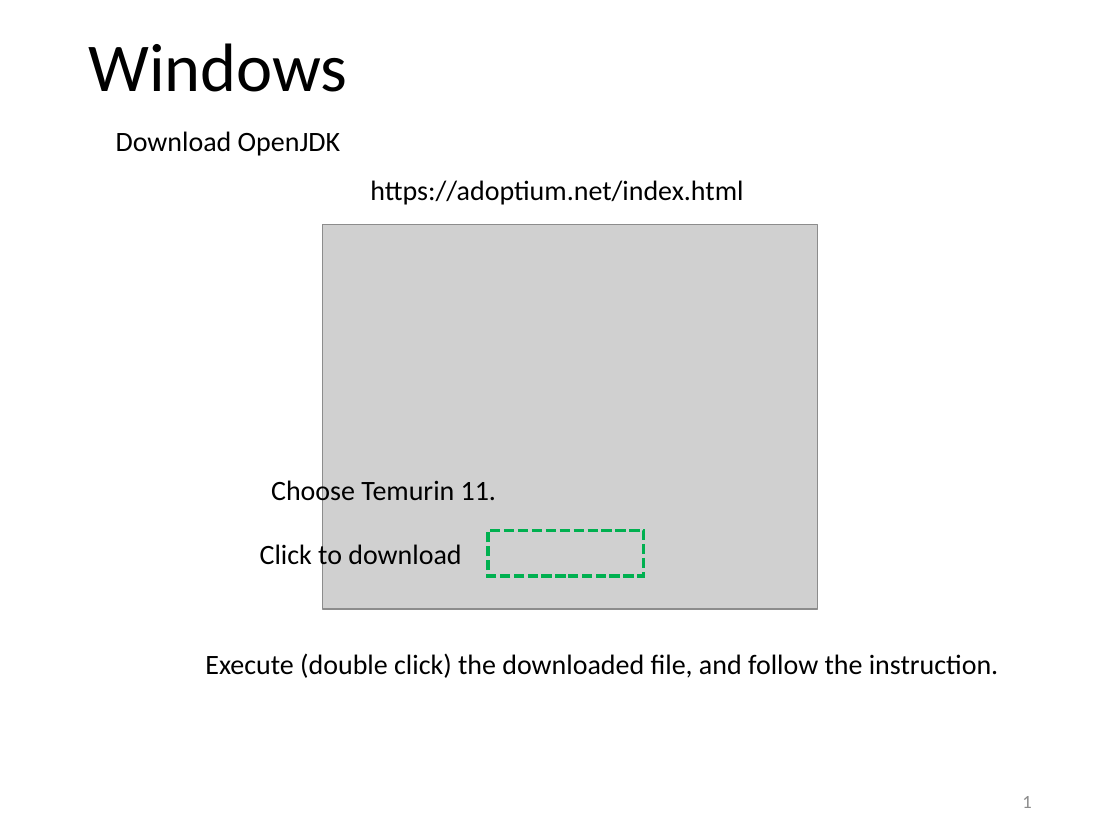
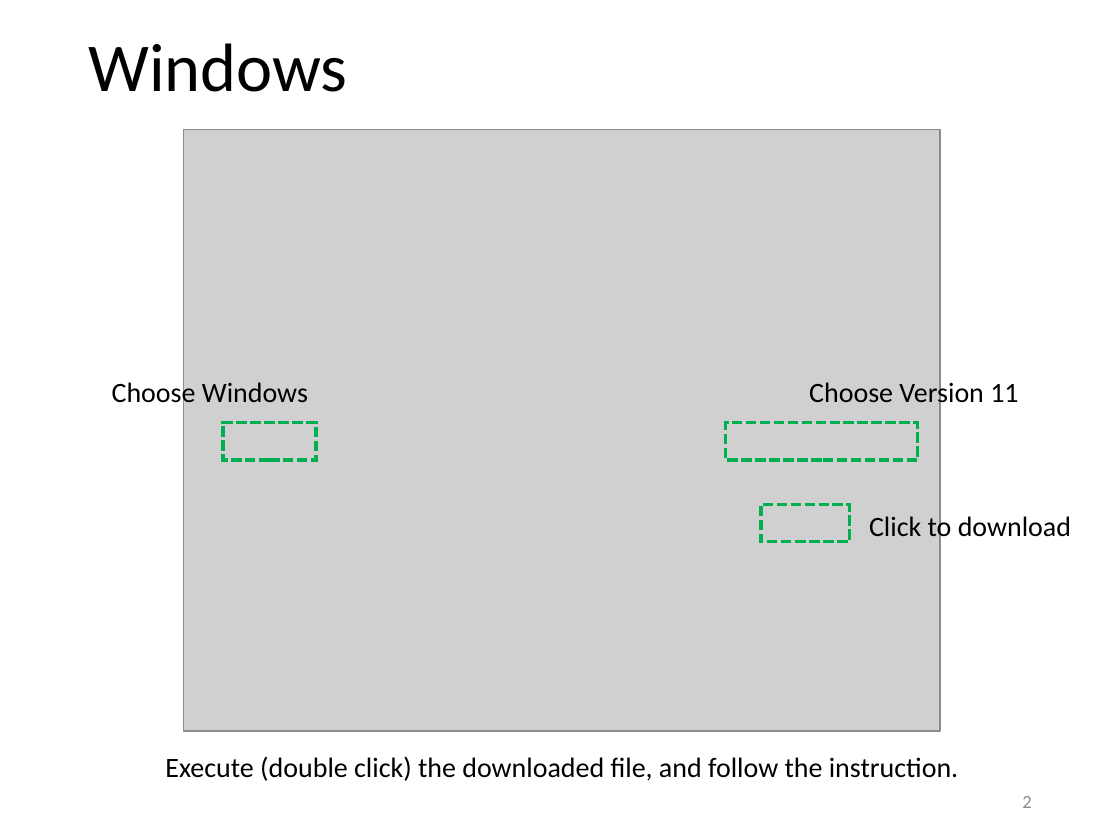
Before and after one commit to yagikiyoshi/sindo, a slide deck: slide 3 of doc/JSindo/install_JSindo.pptx (slide 2 before the commit). Drawn at 1120x840 pixels with LibreOffice and Linux fonts; fonts in the diff are those of the drawing; grey boxes stand for pictures. Boxes give left, top, right and bottom in pixels: in the first picture for what was removed or moved away, otherwise in the second. Text is boxed around its words. In the diff, an @@ line names an element or a change of style, - is before the commit and + after.

```diff
--- a/doc/JSindo/install_JSindo.pptx
+++ b/doc/JSindo/install_JSindo.pptx
@@ text removed at <box>116,131,340,156</box> @@
-Download OpenJDK
@@ picture added at <box>184,130,941,731</box> @@
@@ text removed at <box>370,180,743,205</box> @@
-https://adoptium.net/index.html
@@ picture removed at <box>323,224,818,609</box> @@
@@ text added at <box>112,379,308,409</box>, 18 pt, text #000000 @@
+Choose Windows
@@ text at <box>809,379,1018,409</box>: text changed @@
-Choose Temurin 11.
+Choose Version 11
@@ rectangle added at <box>223,422,316,459</box>, outline #00B050 2.25 pt dashed @@
@@ rectangle: place and size @@
-rectangle at <box>488,530,644,576</box>
+rectangle at <box>726,422,917,459</box>
@@ rectangle added at <box>760,504,849,541</box>, outline #00B050 2.25 pt dashed @@
@@ text "Click to download": place and size @@
-text "Click to download" at <box>260,541,461,571</box>
+text "Click to download" at <box>869,513,1071,543</box>
@@ text "Execute (double click) the downloaded ...": place and size @@
-text "Execute (double click) the downloaded ..." at <box>205,653,998,678</box>
+text "Execute (double click) the downloaded ..." at <box>165,756,958,781</box>
@@ page number at <box>1022,796,1031,808</box>: text changed @@
-1
+2
```
Also in this commit, not shown: 2 other slides changed, 1 slide added, 1 other file.
